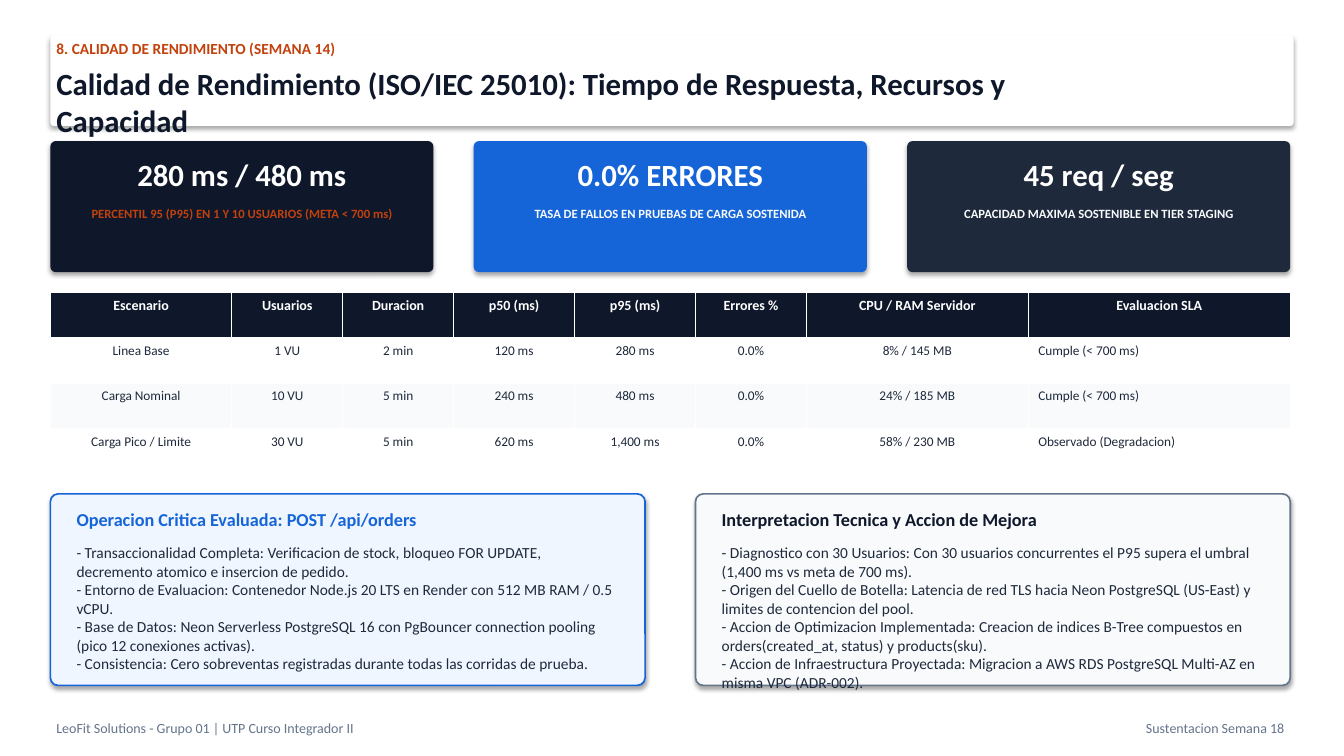
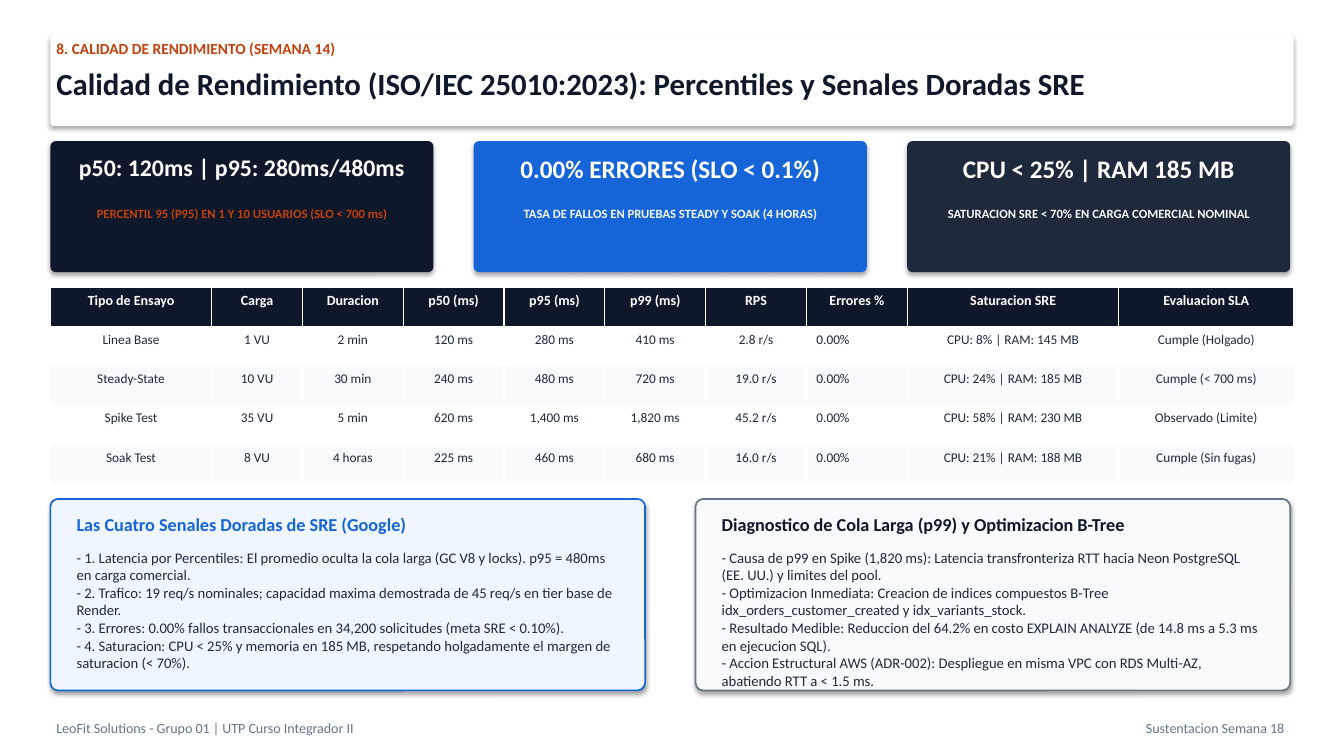
Before and after one commit to Leofit-Solutions-Grupo01/leofit-pedidos-sistema, a slide deck: slide 15 of docs/05_SUSTENTACION_PROYECTO_FINAL_SEMANA_18/03_PRESENTACION_OFICIAL_SUSTENTACION_PROYECTO_FINAL.pptx. Drawn at 1344x756 pixels with LibreOffice and Linux fonts; fonts in the diff are those of the drawing. Boxes give left, top, right and bottom in pixels: in the first picture for what was removed or moved away, otherwise in the second. Text is boxed around its words. In the diff, an @@ line names an element or a change of style, - is before the commit and + after.

Commit message:
feat(quality): integra marco riguroso iso25010-2023, percentiles sre y resiliencia cloud en informe y presentacion

```diff
--- a/docs/05_SUSTENTACION_PROYECTO_FINAL_SEMANA_18/03_PRESENTACION_OFICIAL_SUSTENTACION_PROYECTO_FINAL.pptx
+++ b/docs/05_SUSTENTACION_PROYECTO_FINAL_SEMANA_18/03_PRESENTACION_OFICIAL_SUSTENTACION_PROYECTO_FINAL.pptx
@@ text at [56,72,1085,100]: text changed @@
-Calidad de Rendimiento (ISO/IEC 25010): Tiempo de Respuesta, Recursos y Capacidad
+Calidad de Rendimiento (ISO/IEC 25010:2023): Percentiles y Senales Doradas SRE
@@ text at [79,159,404,180]: text changed; size 22 to 17 pt @@
-280 ms / 480 ms
+p50: 120ms | p95: 280ms/480ms
@@ text at [520,159,820,182]: text changed; size 22 to 18 pt @@
-0.0% ERRORES
+0.00% ERRORES (SLO < 0.1%)
@@ text at [963,160,1234,178]: text changed; size 22 to 18 pt @@
-45 req / seg
+CPU < 25% | RAM 185 MB
@@ text at [97,209,387,220]: text changed @@
-PERCENTIL 95 (P95) EN 1 Y 10 USUARIOS (META < 700 ms)
+PERCENTIL 95 (P95) EN 1 Y 10 USUARIOS (SLO < 700 ms)
@@ text at [524,209,817,220]: text changed @@
-TASA DE FALLOS EN PRUEBAS DE CARGA SOSTENIDA
+TASA DE FALLOS EN PRUEBAS STEADY Y SOAK (4 HORAS)
@@ text at [948,209,1250,218]: text changed @@
-CAPACIDAD MAXIMA SOSTENIBLE EN TIER STAGING
+SATURACION SRE < 70% EN CARGA COMERCIAL NOMINAL
@@ table at [50,287,1294,484] @@
-Escenario | Usuarios | Duracion | p50 (ms) | p95 (ms) | Errores % | CPU / RAM Servidor | Evaluacion SLA
-Linea Base | 1 VU | 2 min | 120 ms | 280 ms | 0.0% | 8% / 145 MB | Cumple (< 700 ms)
-Carga Nominal | 10 VU | 5 min | 240 ms | 480 ms | 0.0% | 24% / 185 MB | Cumple (< 700 ms)
-Carga Pico / Limite | 30 VU | 5 min | 620 ms | 1,400 ms | 0.0% | 58% / 230 MB | Observado (Degradacion)
+Tipo de Ensayo | Carga | Duracion | p50 (ms) | p95 (ms) | p99 (ms) | RPS | Errores % | Saturacion SRE | Evaluacion SLA
+Linea Base | 1 VU | 2 min | 120 ms | 280 ms | 410 ms | 2.8 r/s | 0.00% | CPU: 8% | RAM: 145 MB | Cumple (Holgado)
+Steady-State | 10 VU | 30 min | 240 ms | 480 ms | 720 ms | 19.0 r/s | 0.00% | CPU: 24% | RAM: 185 MB | Cumple (< 700 ms)
+Spike Test | 35 VU | 5 min | 620 ms | 1,400 ms | 1,820 ms | 45.2 r/s | 0.00% | CPU: 58% | RAM: 230 MB | Observado (Limite)
+Soak Test | 8 VU | 4 horas | 225 ms | 460 ms | 680 ms | 16.0 r/s | 0.00% | CPU: 21% | RAM: 188 MB | Cumple (Sin fugas)
@@ table: place and size @@
-table at [50,292,1291,474]
+table at [50,287,1294,484]
@@ rounded rectangle: place and size @@
-rounded rectangle at [50,494,645,686]
+rounded rectangle at [50,499,645,691]
@@ rounded rectangle: place and size @@
-rounded rectangle at [696,494,1291,686]
+rounded rectangle at [696,499,1291,691]
@@ text at [77,517,406,534]: text changed @@
-Operacion Critica Evaluada: POST /api/orders
+Las Cuatro Senales Doradas de SRE (Google)
@@ text at [722,517,1124,534]: text changed @@
-Interpretacion Tecnica y Accion de Mejora
+Diagnostico de Cola Larga (p99) y Optimizacion B-Tree
@@ text at [77,552,612,670]: text changed; size 11 to 10.5 pt @@
-- Transaccionalidad Completa: Verificacion de stock, bloqueo FOR UPDATE, decremento atomico e insercion de pedido.
-- Entorno de Evaluacion: Contenedor Node.js 20 LTS en Render con 512 MB RAM / 0.5 vCPU.
-- Base de Datos: Neon Serverless PostgreSQL 16 con PgBouncer connection pooling (pico 12 conexiones activas).
-- Consistencia: Cero sobreventas registradas durante todas las corridas de prueba.
+- 1. Latencia por Percentiles: El promedio oculta la cola larga (GC V8 y locks). p95 = 480ms en carga comercial.
+- 2. Trafico: 19 req/s nominales; capacidad maxima demostrada de 45 req/s en tier base de Render.
+- 3. Errores: 0.00% fallos transaccionales en 34,200 solicitudes (meta SRE < 0.10%).
+- 4. Saturacion: CPU < 25% y memoria en 185 MB, respetando holgadamente el margen de saturacion (< 70%).
@@ text at [722,552,1257,690]: text changed; size 11 to 10.5 pt @@
-- Diagnostico con 30 Usuarios: Con 30 usuarios concurrentes el P95 supera el umbral (1,400 ms vs meta de 700 ms).
-- Origen del Cuello de Botella: Latencia de red TLS hacia Neon PostgreSQL (US-East) y limites de contencion del pool.
-- Accion de Optimizacion Implementada: Creacion de indices B-Tree compuestos en orders(created_at, status) y products(sku).
-- Accion de Infraestructura Proyectada: Migracion a AWS RDS PostgreSQL Multi-AZ en misma VPC (ADR-002).
+- Causa de p99 en Spike (1,820 ms): Latencia transfronteriza RTT hacia Neon PostgreSQL (EE. UU.) y limites del pool.
+- Optimizacion Inmediata: Creacion de indices compuestos B-Tree idx_orders_customer_created y idx_variants_stock.
+- Resultado Medible: Reduccion del 64.2% en costo EXPLAIN ANALYZE (de 14.8 ms a 5.3 ms en ejecucion SQL).
+- Accion Estructural AWS (ADR-002): Despliegue en misma VPC con RDS Multi-AZ, abatiendo RTT a < 1.5 ms.
```
Also in this commit, not shown: 5 other slides changed, 11 other files.
